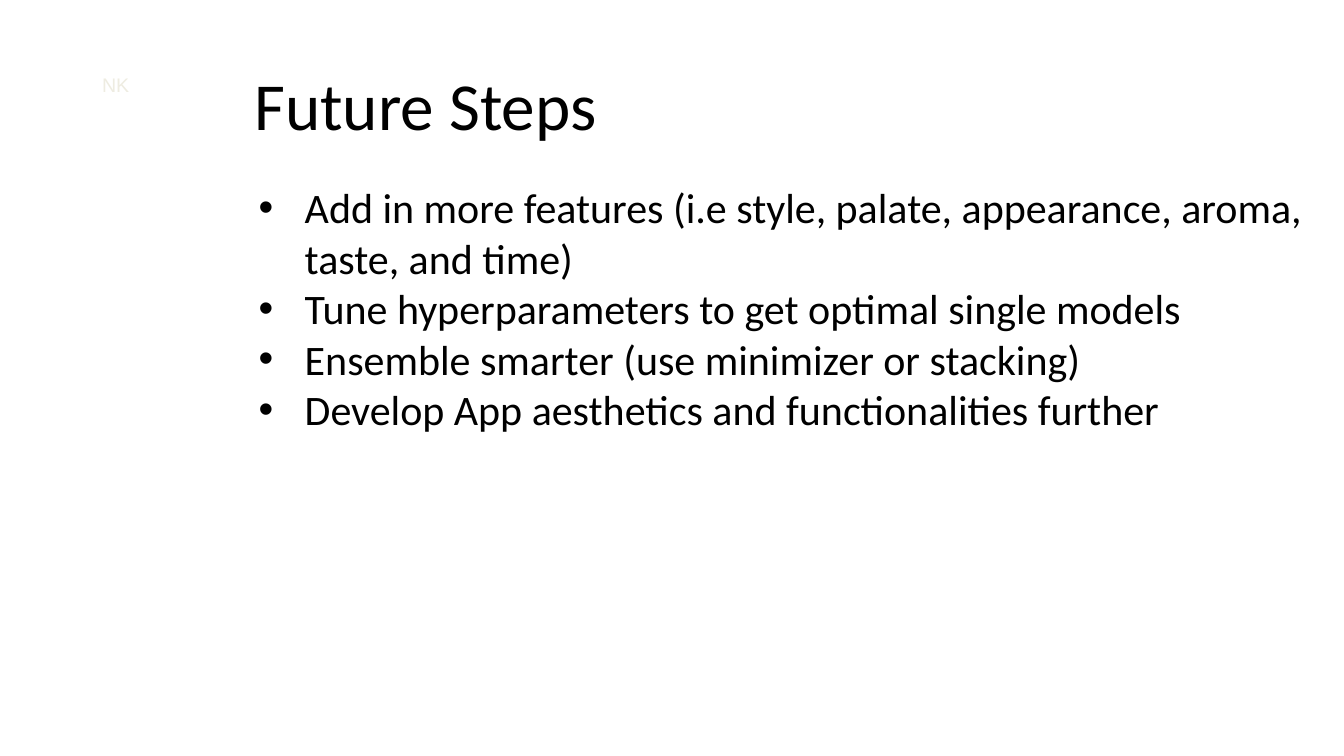
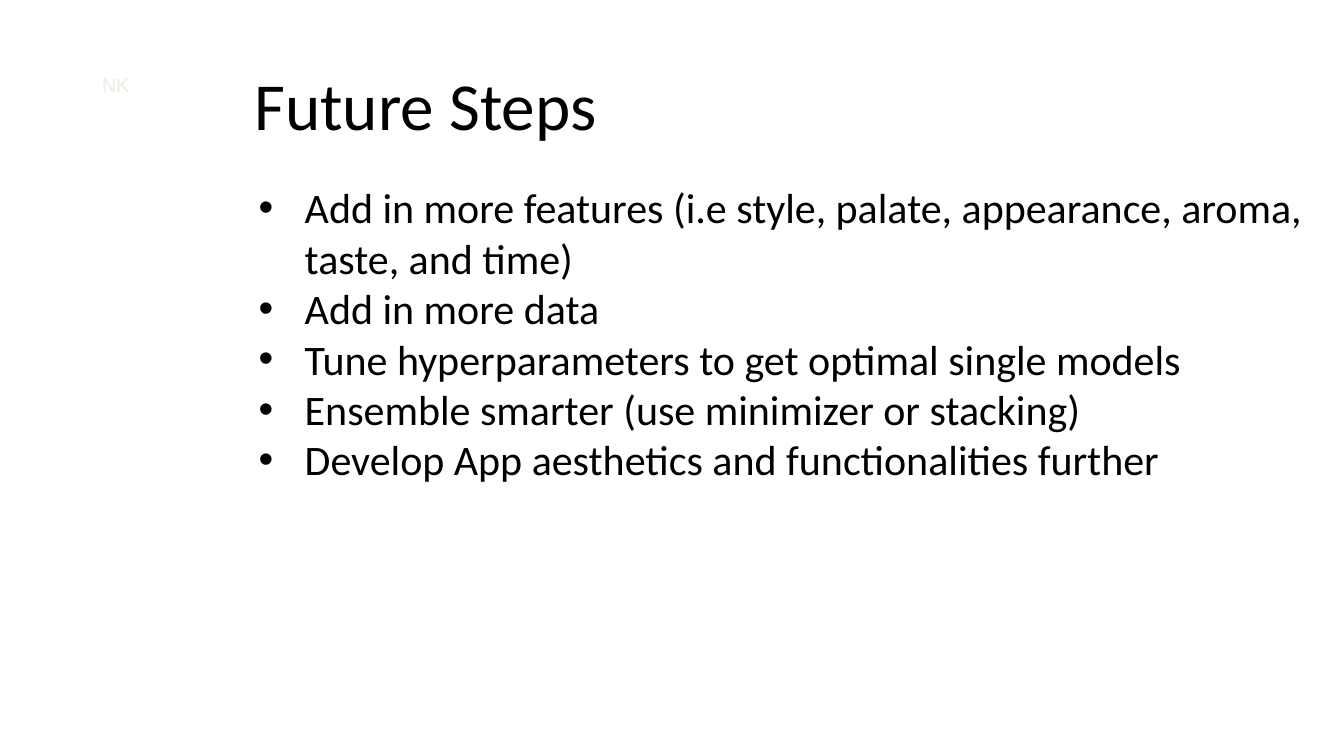
Before and after one commit to nycdatasci/bootcamp007_project, a slide deck: slide 37 of Project5-Capstone/Beerology/Ninkasi Capstone Presentation.pptx. Drawn at 1344x756 pixels with LibreOffice and Linux fonts; fonts in the diff are those of the drawing; background and template pictures are left out. Boxes give left, top, right and bottom in pixels: in the first picture for what was removed or moved away, otherwise in the second. Text is boxed around its words. In the diff, an @@ line names an element or a change of style, - is before the commit and + after.

```diff
--- a/Project5-Capstone/Beerology/Ninkasi Capstone Presentation.pptx
+++ b/Project5-Capstone/Beerology/Ninkasi Capstone Presentation.pptx
@@ text at <box>305,295,599,325</box>: paragraph added @@
+• Add in more data
```
Also in this commit, not shown: 12 other slides changed, 1 other file.
